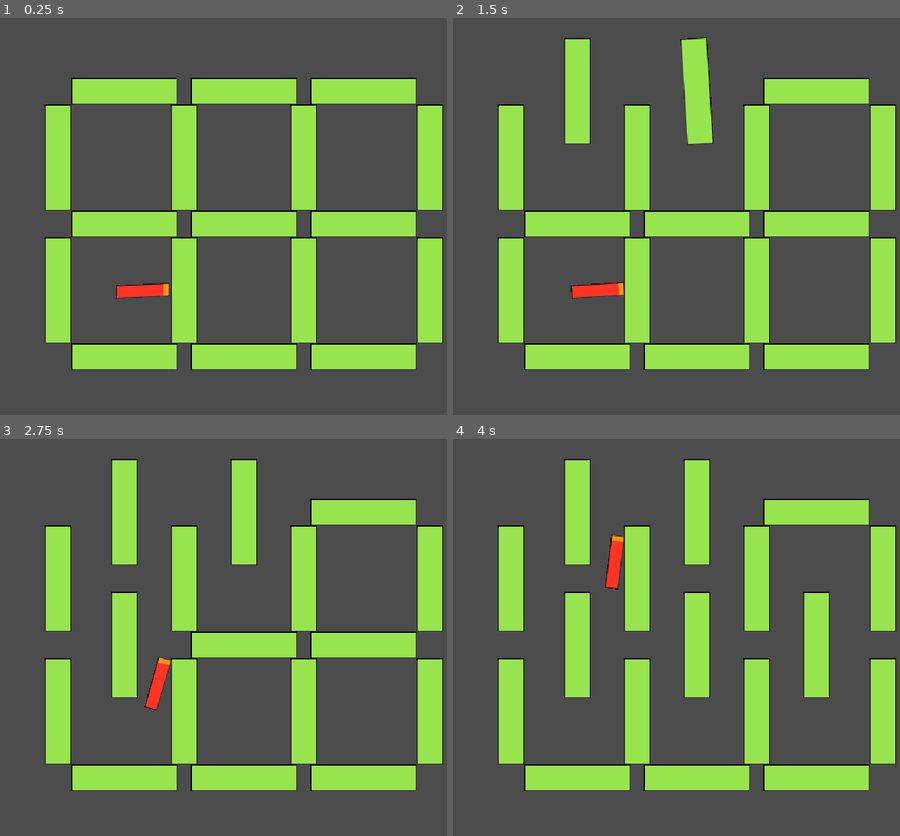
Above: before the commit, frames 1-4 (two rows, left to right).
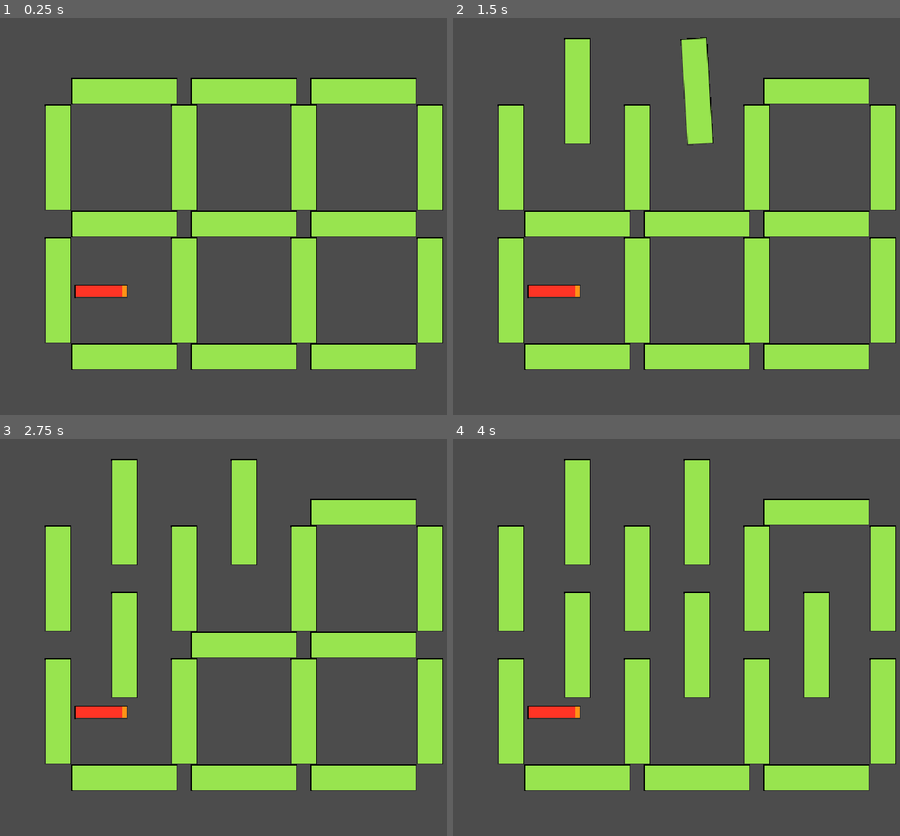
Above: after the commit, the same moments.

Repository: bigbrozer/BugsOut-GameOff2021
Game: Godot game, scene res://tests/test_bug_colision.tscn
The game is run twice, just before and just after one commit, with the same random seed, the same clock (stepped at 60 frames per second) and the same inputs. The project has no main scene, so this scene is started directly.
Inputs (mouse positions are in pixels of both pictures, inside the frame that each line leads up to):
- Up to frame 1 (0.25 s): no input
- Up to frame 2 (1.5 s): move the mouse to (578, 89) at 0.52 s; click (578, 89) at 0.67 s; tap Enter at 1.25 s; move the mouse to (698, 89) at 1.27 s; click (698, 89) at 1.42 s
- Up to frame 3 (2.75 s): move the mouse to (125, 645) at 2.02 s; click (125, 645) at 2.17 s
- Up to frame 4 (4 s): move the mouse to (698, 645) at 2.77 s; click (698, 645) at 2.92 s; move the mouse to (815, 645) at 3.52 s; click (815, 645) at 3.67 s

The runs differ from the first frame. In frame 1, 0.7% of the frame differs, in the area x 16-38%, y 66-71%; in frame 2, 0.7%; in frame 3, 0.8%; in frame 4, 0.8%, in the area x 16-39%, y 24-71%.
Error after the commit: Parse Error: Variable "Sprite" shadows a native class. (res://resources/bug/bug.gd:11)

Commit message:
feat(bug): begin to be intelligent in movements

Diff:
--- a/resources/bug/bug.gd
+++ b/resources/bug/bug.gd
@@ -1,32 +1,73 @@
 extends KinematicBody2D
 
-var shaking_amount: float = 0.8
-var shaking_angle: float = 0.1
-var velocity: Vector2
+var velocity: Vector2 = Vector2.ZERO
+var direction: Vector2 = Vector2.RIGHT
+var max_speed: int = 200
+var jitter_force: int = 100
 
-export(int) var speed = 200
+onready var MovementLine = Line2D.new()
+onready var CollisionLine = Line2D.new()
+onready var Heading = get_node("Heading")
+onready var Sprite = get_node("Heading/Sprite")
 
 #-------------------------------------------------------------------------------
 # Parent methods
 #-------------------------------------------------------------------------------
 
+func _ready():
+    add_child(MovementLine)
+    add_child(CollisionLine)
+
+    MovementLine.default_color = ColorN("red")
+    MovementLine.width = 2
+    CollisionLine.default_color = ColorN("green")
+    CollisionLine.width = 2
+
 func _physics_process(delta):
+    update_debug_vectors()
     update_position(delta)
 
 #-------------------------------------------------------------------------------
 # Instance methods
 #-------------------------------------------------------------------------------
 
+func update_debug_vectors():
+    MovementLine.clear_points()
+    CollisionLine.clear_points()
+    MovementLine.update()
+    CollisionLine.update()
+
 func update_position(delta):
-    var rotation_jittery: float = shaking_angle * shaking_amount * rand_range(-1, 1)
-    velocity = Vector2(speed, 0).rotated(rotation)
-    rotation = rotation + rotation_jittery
+    var jitter_angle: float = rand_range(-2, 2)
+    var target: Vector2 = direction.normalized() * max_speed
 
-    var collision = move_and_collide(velocity * delta)
+    var collision: KinematicCollision2D = move_and_collide(velocity * delta)
+
+    velocity = velocity.linear_interpolate(target, delta)
+    velocity = velocity.clamped(max_speed)
+    velocity = velocity.rotated(lerp_angle(0, deg2rad(jitter_angle * jitter_force), delta))
+    rotation = velocity.angle()
+
+    MovementLine.add_point(Vector2.ZERO)
+    MovementLine.add_point(Vector2(velocity.length(), 0))
+
     if collision:
-        var body = collision.get_collider()
-        if body.is_in_group("obstacles"):
-            velocity = velocity.slide(collision.normal)
+        var body: StaticBody2D = collision.get_collider()
+        var part: CollisionShape2D = collision.local_shape
+        var normal: Vector2 = collision.normal
+        var remainder: Vector2 = collision.remainder
+        var slide = velocity.slide(normal)
+
+        if body.is_in_group("obstacles") and part.name == "HeadCollision":
+            var reflect = remainder.bounce(normal)
+            var new_direction: Vector2 = reflect.normalized()
+            direction = new_direction
+
+            CollisionLine.add_point(Vector2.ZERO)
+            CollisionLine.add_point(direction * 100)
+
+        # warning-ignore:return_value_discarded
+        move_and_collide(slide * delta)
 
 #-------------------------------------------------------------------------------
 # Connected signals
--- a/resources/bug/bug.tscn
+++ b/resources/bug/bug.tscn
@@ -1,21 +1,31 @@
-[gd_scene load_steps=4 format=2]
+[gd_scene load_steps=5 format=2]
 
 [ext_resource path="res://resources/bug/bug.png" type="Texture" id=1]
 [ext_resource path="res://resources/bug/bug.gd" type="Script" id=2]
 
-[sub_resource type="RectangleShape2D" id=1]
-extents = Vector2( 31, 7 )
+[sub_resource type="RectangleShape2D" id=3]
+extents = Vector2( 10, 7 )
+
+[sub_resource type="RectangleShape2D" id=2]
+extents = Vector2( 21, 7 )
 
 [node name="Bug" type="KinematicBody2D"]
-position = Vector2( 320, 240 )
+position = Vector2( 68, 235 )
 collision_layer = 2
 script = ExtResource( 2 )
 __meta__ = {
 "_edit_group_": true
 }
 
-[node name="Sprite" type="Sprite" parent="."]
+[node name="Heading" type="Position2D" parent="."]
+
+[node name="Sprite" type="Sprite" parent="Heading"]
 texture = ExtResource( 1 )
 
-[node name="CollisionShape2D" type="CollisionShape2D" parent="."]
-shape = SubResource( 1 )
+[node name="HeadCollision" type="CollisionShape2D" parent="."]
+position = Vector2( 21, 0 )
+shape = SubResource( 3 )
+
+[node name="BodyCollision" type="CollisionShape2D" parent="."]
+position = Vector2( -10, 0 )
+shape = SubResource( 2 )
